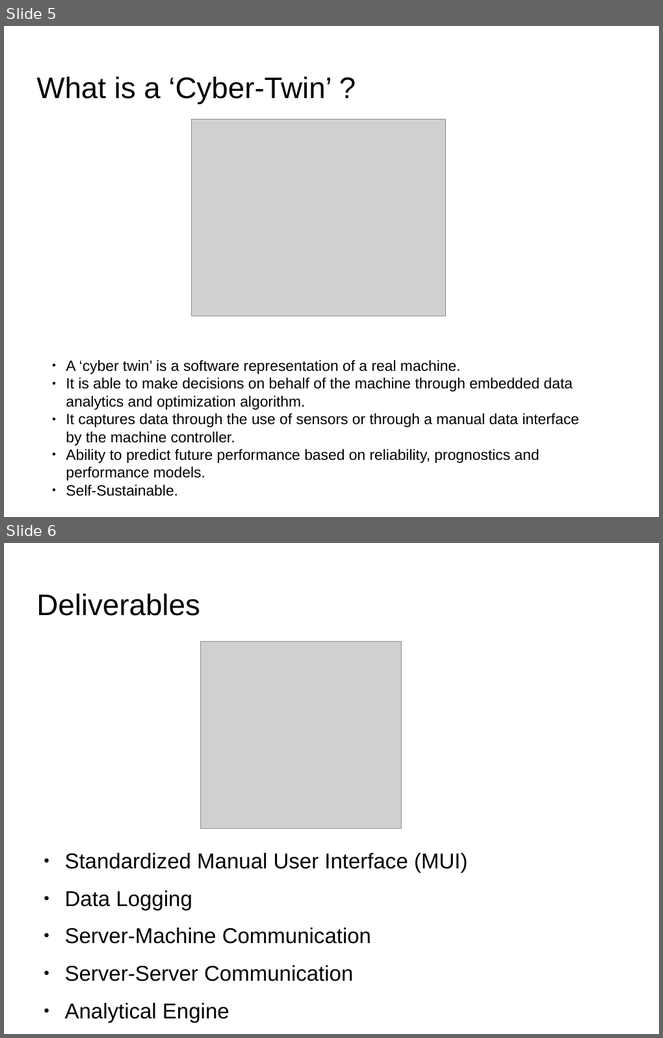
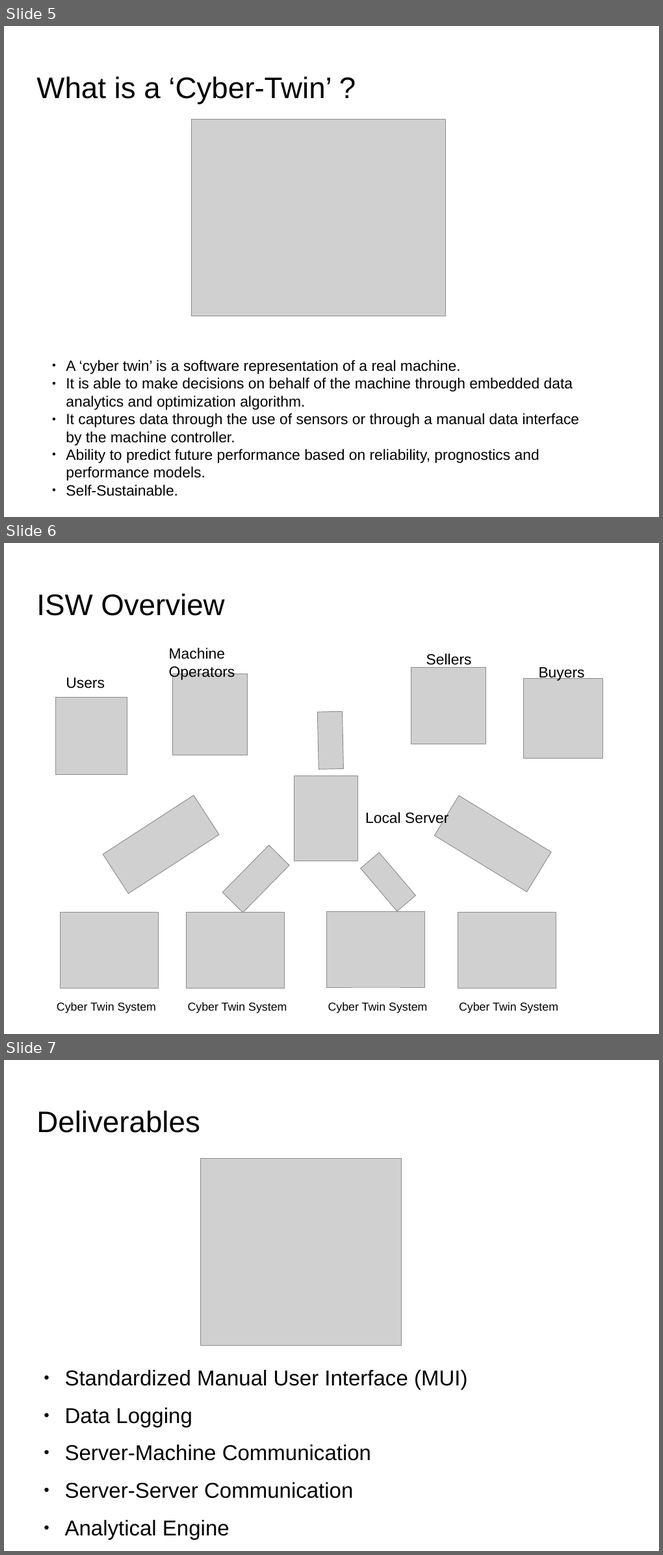
Before and after one commit to vicennial/Group-G, a slide deck: Presentation/Intro.odf.odp. Shown one above the other, each under a label of ours: slides 5 and 6 before the commit, slides 5, 6 and 7 after it. The pictures are 663x1038 and 663x1555 pixels, drawn with LibreOffice and Linux fonts; fonts in the diff are those of the drawing; grey boxes stand for pictures; background and template pictures are left out. Boxes give left, top, right and bottom in pixels: in the first picture for what was removed or moved away, otherwise in the second. Text is boxed around its words. In the diff, an @@ line names an element or a change of style, - is before the commit and + after.

```diff
--- a/Presentation/Intro.odf.odp
+++ b/Presentation/Intro.odf.odp
@@ slide 6 added at <box>4,543,659,1034</box>, background picture (left out) @@
@@ title added at <box>36,594,224,616</box>, 36 pt, text #000000 @@
+ISW Overview
@@ text added at <box>169,648,235,680</box>, 18 pt, text #000000 @@
+Machine
+Operators
@@ text added at <box>426,653,472,668</box>, 18 pt, text #000000 @@
+Sellers
@@ text added at <box>66,678,105,689</box>, 18 pt, text #000000 @@
+Users
@@ picture added at <box>172,674,247,756</box> @@
@@ picture added at <box>412,668,486,745</box> @@
@@ picture added at <box>523,679,603,758</box> @@
@@ text added at <box>539,667,585,681</box>, 18 pt, text #000000 @@
+Buyers
@@ picture added at <box>56,698,127,775</box> @@
@@ picture added at <box>317,711,344,769</box> @@
@@ picture added at <box>294,776,358,861</box> @@
@@ picture added at <box>103,796,219,894</box> @@
@@ picture added at <box>435,796,552,893</box> @@
@@ text added at <box>365,812,449,827</box>, 18 pt, text #000000 @@
+Local Server
@@ picture added at <box>222,845,289,912</box> @@
@@ picture added at <box>361,853,416,912</box> @@
@@ picture added at <box>60,913,158,989</box> @@
@@ picture added at <box>187,913,285,989</box> @@
@@ picture added at <box>327,912,425,988</box> @@
@@ picture added at <box>458,913,556,989</box> @@
@@ text added at <box>57,1003,156,1014</box>, 14 pt, text #000000 @@
+Cyber Twin System
@@ text added at <box>188,1003,287,1014</box>, 14 pt, text #000000 @@
+Cyber Twin System
@@ text added at <box>328,1003,427,1014</box>, 14 pt, text #000000 @@
+Cyber Twin System
@@ text added at <box>459,1003,558,1014</box>, 14 pt, text #000000 @@
+Cyber Twin System
@@ what was slide 6 is now slide 7 @@
```
Also in this commit, not shown: 2 other files.
